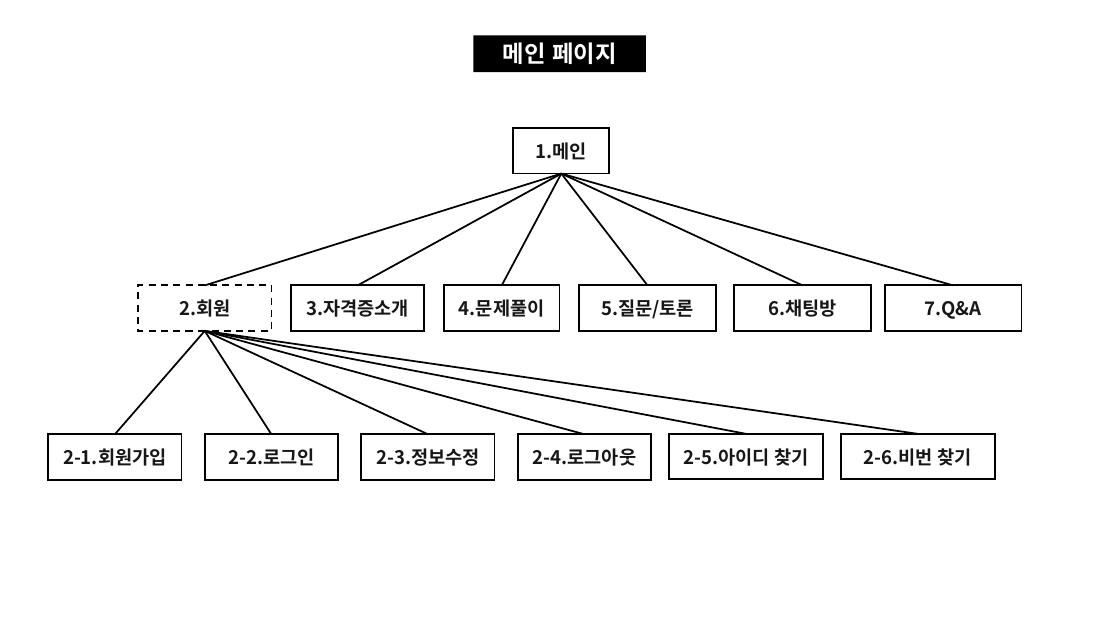
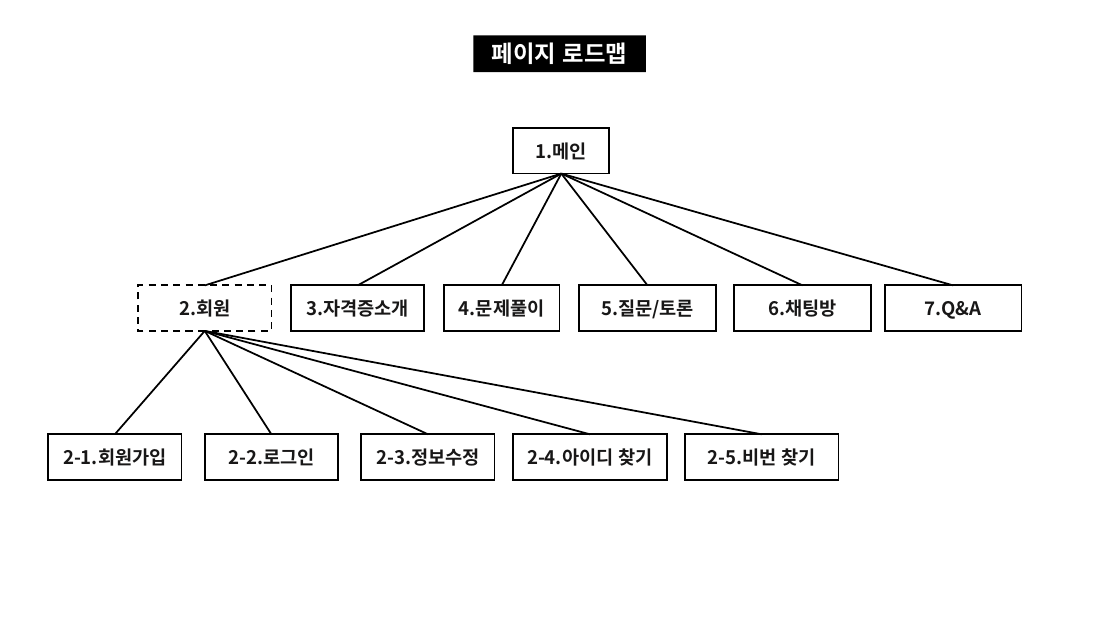
Before and after one commit to skwls2087/itea, a slide deck: slide 3 of 추가자료/스토리보드/스토리보드.pptx. Drawn at 1120x630 pixels with LibreOffice and Linux fonts; fonts in the diff are those of the drawing. Boxes give left, top, right and bottom in pixels: in the first picture for what was removed or moved away, otherwise in the second. Text is boxed around its words. In the diff, an @@ line names an element or a change of style, - is before the commit and + after.

Commit message:
문제풀기 메인단만들기

```diff
--- a/추가자료/스토리보드/스토리보드.pptx
+++ b/추가자료/스토리보드/스토리보드.pptx
@@ text in rectangle at bbox=[492, 42, 627, 64]: text changed @@
-메인 페이지
+페이지 로드맵
@@ line moved from (205, 331) - (918, 434) to (205, 331) - (762, 434) @@
@@ line moved from (205, 331) - (746, 434) to (205, 331) - (590, 434) @@
@@ line removed from (205, 331) to (585, 434) @@
@@ rectangle "2-4.아이디 찾기": place and size @@
-rectangle "2-4.아이디 찾기" at bbox=[670, 434, 823, 480]
+rectangle "2-4.아이디 찾기" at bbox=[513, 434, 667, 480]
@@ rectangle removed at bbox=[518, 434, 652, 480] @@
-2-4.로그아웃
@@ text in rectangle at bbox=[527, 448, 653, 466]: text changed @@
-2-5.아이디 찾기
+2-4.아이디 찾기
@@ rectangle "2-5.비번 찾기": place and size @@
-rectangle "2-5.비번 찾기" at bbox=[841, 434, 995, 480]
+rectangle "2-5.비번 찾기" at bbox=[685, 434, 839, 480]
@@ text in rectangle at bbox=[707, 448, 816, 466]: text changed @@
-2-6.비번 찾기
+2-5.비번 찾기
```
Also in this commit, not shown: 1 slide added, 7 other files.
